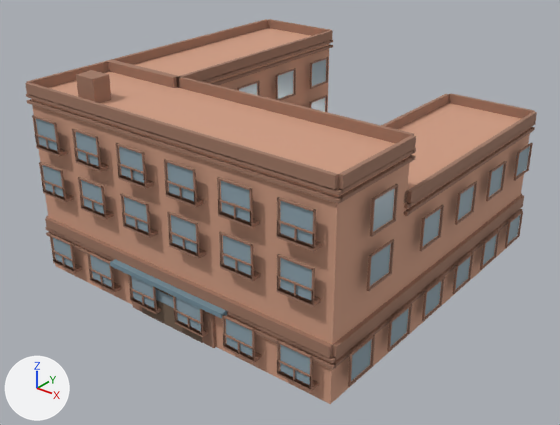
An edit to the glTF model public/buildings/residential_3x3_court.glb, drawn before and after from the same camera.
Both versions are drawn from a 50 mm camera at (40.0, -26.0, 25.9) aimed at (11.5, 9.6, 3.8). Every picture has the same lights, and +X, +Y and +Z are marked at lower left. The picture after the commit comes second. Vertices at exactly the same position are counted once.

The first picture shows 'residential_3x3_court_0'.
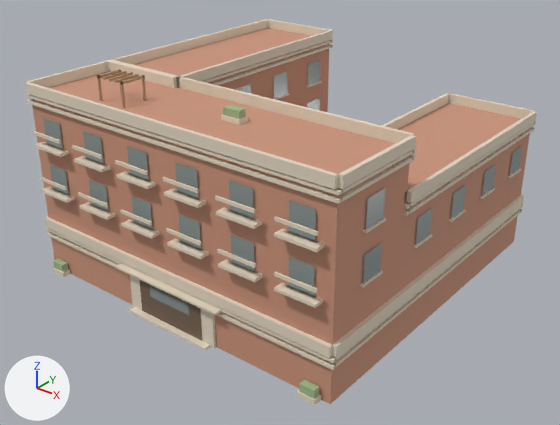
Pixel boxes [x1, y1, x2, y2] of what changed, in the pictures (560 x 425 px):
'residential_3x3_court_0', recoloured, reshaped (lighter): before [25, 19, 537, 404]; after [25, 19, 537, 406]
part 1 of me_residential_3x3_court_0, added: after [42, 187, 75, 203]
part 2 of me_residential_3x3_court_0, added: after [40, 177, 67, 190]
part 3 of me_residential_3x3_court_0, added: after [80, 202, 115, 220]
part 4 of me_residential_3x3_court_0, added: after [78, 192, 107, 207]
part 5 of me_residential_3x3_court_0, added: after [121, 219, 160, 239]
part 6 of me_residential_3x3_court_0, added: after [120, 209, 152, 225]
part 7 of me_residential_3x3_court_0, added: after [167, 238, 209, 259]
part 8 of me_residential_3x3_court_0, added: after [166, 228, 201, 245]
part 9 of me_residential_3x3_court_0, added: after [218, 259, 263, 282]
part 10 of me_residential_3x3_court_0, added: after [217, 249, 256, 268]
part 11 of me_residential_3x3_court_0, added: after [274, 283, 323, 308]
part 12 of me_residential_3x3_court_0, added: after [274, 272, 317, 293]
part 13 of me_residential_3x3_court_0, added: after [360, 270, 383, 287]
part 14 of me_residential_3x3_court_0, deleted: before [32, 57, 533, 391]
part 15 of me_residential_3x3_court_0, added: after [33, 60, 523, 297]
part 16 of me_residential_3x3_court_0, added: after [53, 258, 70, 277]
part 17 of me_residential_3x3_court_0, added: after [297, 380, 321, 406]
part 18 of me_residential_3x3_court_0, added: after [129, 307, 211, 351]

The edits, one by one:
Material 'residential_3x3_court_trim' (mat_residential_3x3_court_trim) changes colour from brown #a07864 to pale yellow #e6d8c4; in linear values from (0.352, 0.187, 0.127) to (0.79, 0.69, 0.55).
Material 'residential_3x3_court_sign' (mat_residential_3x3_court_sign) is new.
Its base color is (0.46, 0.29, 0.16) (brown #b5936f).
Its roughness is 0.85.
me_residential_3x3_court_0 is used by ob_residential_3x3_court_0; location (0.0, 0.0, 0.0).
me_residential_3x3_court_0 had 4518 vertices, 6876 faces and spanned x -0.6..23.1, y -0.6..23.1, z 0.0..13.5.
me_residential_3x3_court_0 now has 1438 vertices, 2036 faces and spans x -0.2..22.8, y -0.6..22.8, z 0.0..13.5.
me_residential_3x3_court_0 part 1: a new loose piece, a box spanning x 0.62..3.12, y -0.62..0.02, z 5.82..6.0, in mat_residential_3x3_court_trim (pale yellow #e6d8c4).
me_residential_3x3_court_0 part 2: a new loose piece, a box spanning x 0.62..3.12, y -0.62..-0.51, z 6.65..6.85, in mat_residential_3x3_court_trim (pale yellow #e6d8c4).
me_residential_3x3_court_0 part 3: a new loose piece, a box spanning x 4.38..6.88, y -0.62..0.02, z 5.82..6.0, in mat_residential_3x3_court_trim (pale yellow #e6d8c4).
me_residential_3x3_court_0 part 4: a new loose piece, a box spanning x 4.38..6.88, y -0.62..-0.51, z 6.65..6.85, in mat_residential_3x3_court_trim (pale yellow #e6d8c4).
me_residential_3x3_court_0 part 5: a new loose piece, a box spanning x 8.12..10.62, y -0.62..0.02, z 5.82..6.0, in mat_residential_3x3_court_trim (pale yellow #e6d8c4).
me_residential_3x3_court_0 part 6: a new loose piece, a box spanning x 8.12..10.62, y -0.62..-0.51, z 6.65..6.85, in mat_residential_3x3_court_trim (pale yellow #e6d8c4).
me_residential_3x3_court_0 part 7: a new loose piece, a box spanning x 11.88..14.38, y -0.62..0.02, z 5.82..6.0, in mat_residential_3x3_court_trim (pale yellow #e6d8c4).
me_residential_3x3_court_0 part 8: a new loose piece, a box spanning x 11.88..14.38, y -0.62..-0.51, z 6.65..6.85, in mat_residential_3x3_court_trim (pale yellow #e6d8c4).
me_residential_3x3_court_0 part 9: a new loose piece, a box spanning x 15.62..18.12, y -0.62..0.02, z 5.82..6.0, in mat_residential_3x3_court_trim (pale yellow #e6d8c4).
me_residential_3x3_court_0 part 10: a new loose piece, a box spanning x 15.62..18.12, y -0.62..-0.51, z 6.65..6.85, in mat_residential_3x3_court_trim (pale yellow #e6d8c4).
me_residential_3x3_court_0 part 11: a new loose piece, a box spanning x 19.38..21.88, y -0.62..0.02, z 5.82..6.0, in mat_residential_3x3_court_trim (pale yellow #e6d8c4).
me_residential_3x3_court_0 part 12: a new loose piece, a box spanning x 19.38..21.88, y -0.62..-0.51, z 6.65..6.85, in mat_residential_3x3_court_trim (pale yellow #e6d8c4).
me_residential_3x3_court_0 part 13: a new loose piece, a box spanning x 22.32..22.68, y 2.25..4.05, z 5.88..6.0, in mat_residential_3x3_court_trim (pale yellow #e6d8c4).
me_residential_3x3_court_0 part 14: 515 loose pieces with 4120 vertices, spanning x -0.6..23.1, y -0.6..23.1, z 0.8..13.5, are deleted.
me_residential_3x3_court_0 part 15: 760 vertices added at x -0.2..22.7, y -0.6..22.7, z 5.8..13.5.
me_residential_3x3_court_0 part 16: 16 vertices added at x 0.6..1.6, y -0.6..-0.1, z 0.0..0.9.
me_residential_3x3_court_0 part 17: 16 vertices added at x 20.9..22.0, y -0.6..-0.1, z 0.0..0.9.
me_residential_3x3_court_0 part 18: 8 vertices added at x 8.1..14.4, y -0.6..-0.2, z 0.0..0.2.
Other edits to the shape of me_residential_3x3_court_0 do not show in these pictures.
me_residential_3x3_court_0 gains material mat_residential_3x3_court_sign (brown #b5936f).
